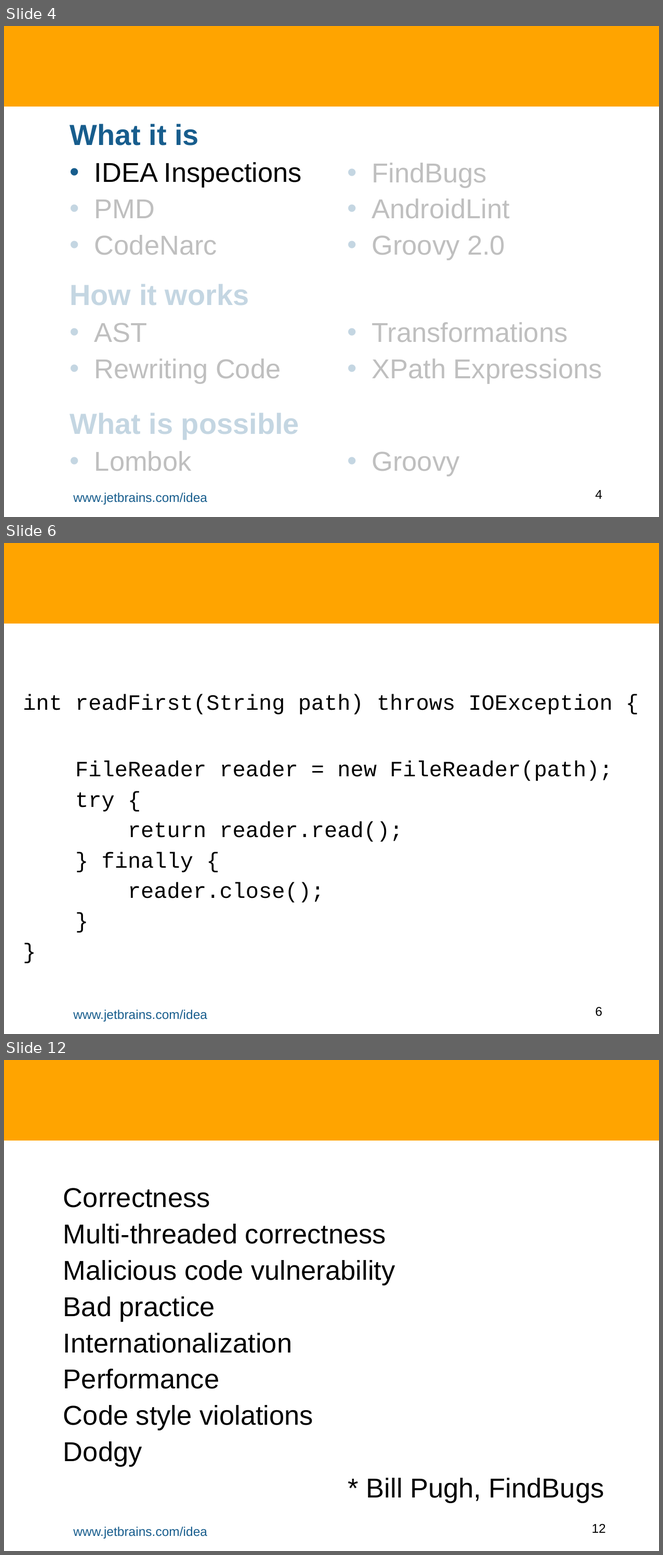
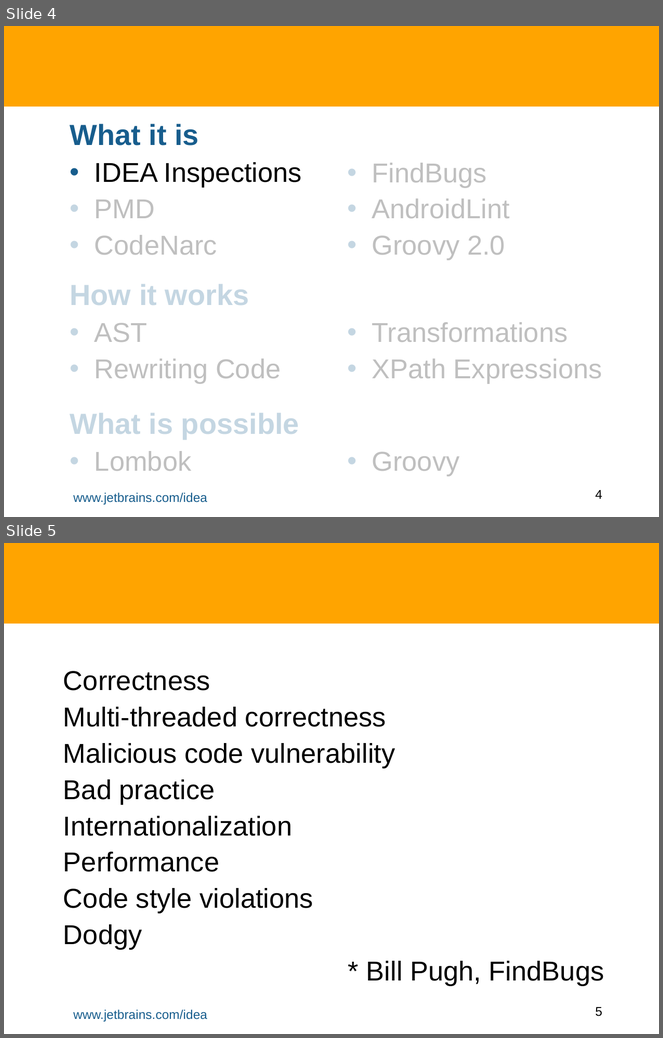
Before and after one commit to HamletDRC/presentations, a slide deck: staticanalysis/StaticAnalysisAndASTTransforms.odp. Shown one above the other, each under a label of ours: slides 4, 6 and 12 before the commit, slides 4 and 5 after it; the slides between them are not shown. The pictures are 663x1555 and 663x1038 pixels, drawn with LibreOffice and Linux fonts; fonts in the diff are those of the drawing; background and template pictures are left out. Boxes give left, top, right and bottom in pixels: in the first picture for what was removed or moved away, otherwise in the second. Text is boxed around its words. In the diff, an @@ line names an element or a change of style, - is before the commit and + after.

```diff
--- a/staticanalysis/StaticAnalysisAndASTTransforms.odp
+++ b/staticanalysis/StaticAnalysisAndASTTransforms.odp
@@ slide 6 removed at (4,543,659,1034), background #FFFFFF; not listed: 3 template elements that a slide beside it also shows @@
@@ subtitle removed at (23,694,613,903) @@
-int readFirst(String path) throws IOException {
-FileReader reader = new FileReader(path);
-try {
-return reader.read();
-} finally {
-reader.close();
-}
-}
@@ what was slide 12 is now slide 5 @@
@@ page number at (595,1007,603,1017): text changed @@
-12
+5
```
Also in this commit, not shown: 7 slides changed, 2 slides added, 8 other slides removed.
